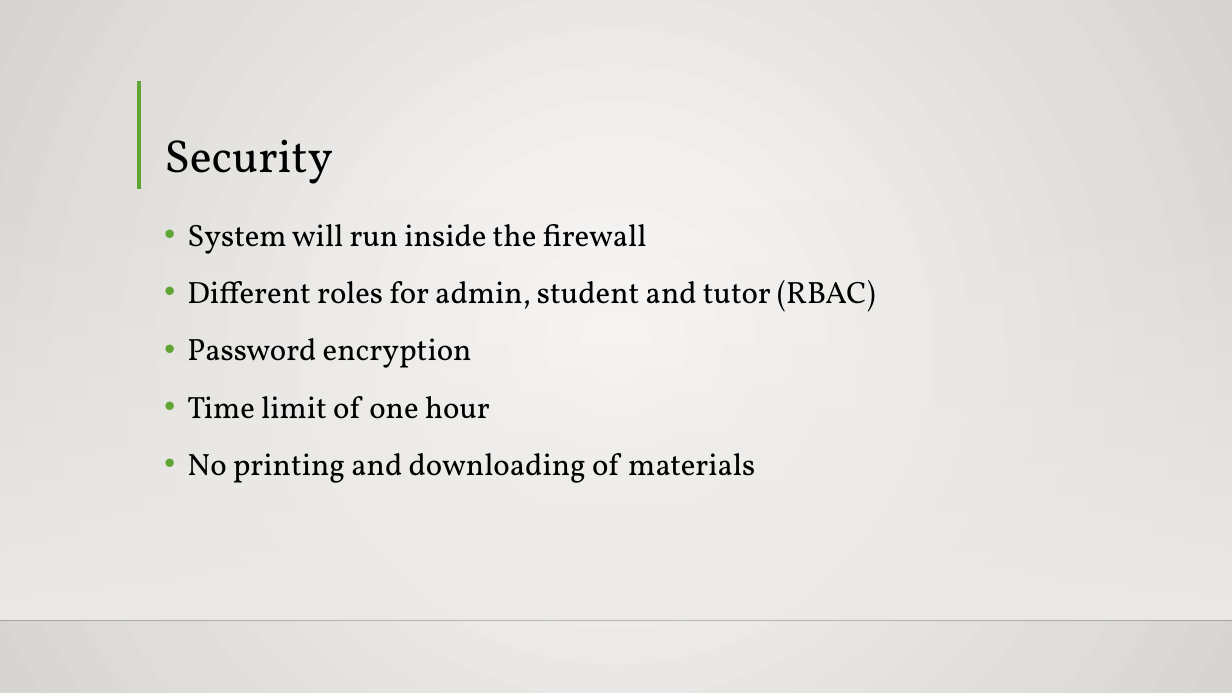
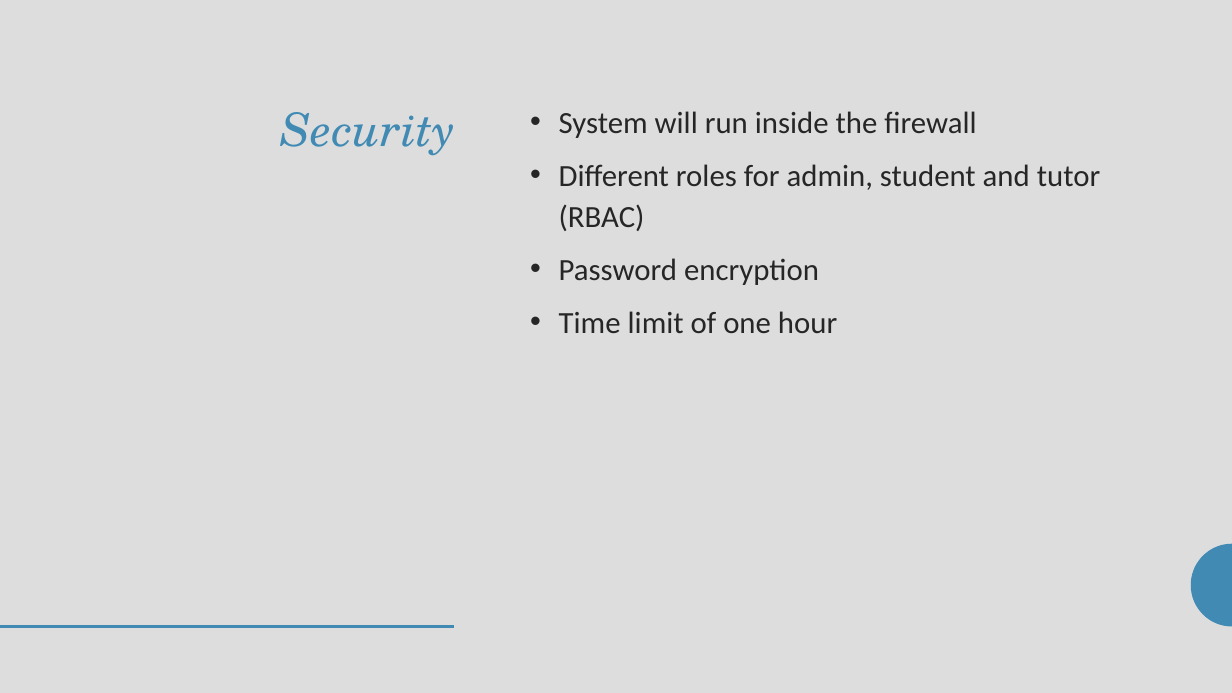
Before and after one commit to seans888/Project---LSC-2, a slide deck: slide 12 of Documentation/MCSPROJ/LSC-LMS PPT.pptx (slide 13 before the commit). Drawn at 1232x693 pixels with LibreOffice and Linux fonts; fonts in the diff are those of the drawing; background and template pictures are left out. Boxes give left, top, right and bottom in pixels: in the first picture for what was removed or moved away, otherwise in the second. Text is boxed around its words. In the diff, an @@ line names an element or a change of style, - is before the commit and + after.

```diff
--- a/Documentation/MCSPROJ/LSC-LMS PPT.pptx
+++ b/Documentation/MCSPROJ/LSC-LMS PPT.pptx
@@ background gradient #FAFAF9 to #D7D5D2 to #DDDDDD @@
@@ line removed from (139, 80) to (139, 189) @@
@@ title "Security": place and size @@
-title "Security" at <box>164,139,333,184</box>
+title "Security" at <box>281,112,456,156</box>
@@ title "Security" at <box>281,112,456,156</box>: font Vollkorn to TeX Gyre Schola, text colour #000000 to #418AB3, italic on; alignment left to right; vertical alignment bottom to top @@
@@ text "System will run inside the ...": place and size @@
-text "System will run inside the ..." at <box>187,224,876,483</box>
+text "System will run inside the ..." at <box>559,111,1100,333</box>
@@ text "System will run inside the ..." at <box>559,111,1100,333</box>: font Vollkorn to Calibri, text colour #000000 to #262626; indent changed; line spacing 1.2 to 1.12; less space between paragraphs @@
@@ rectangle removed at <box>0,203,1232,619</box> @@
@@ text at <box>187,453,755,483</box>: paragraph removed @@
-• No printing and downloading of materials
@@ freeform shape added at <box>1191,543,1232,627</box>, fill #418AB3 @@
@@ line removed from (0, 621) to (1232, 621) @@
@@ line added from (0, 627) to (455, 627), #418AB3 2 pt @@
```
Also in this commit, not shown: 14 other slides changed, 6 slides added, 1 slide removed.
